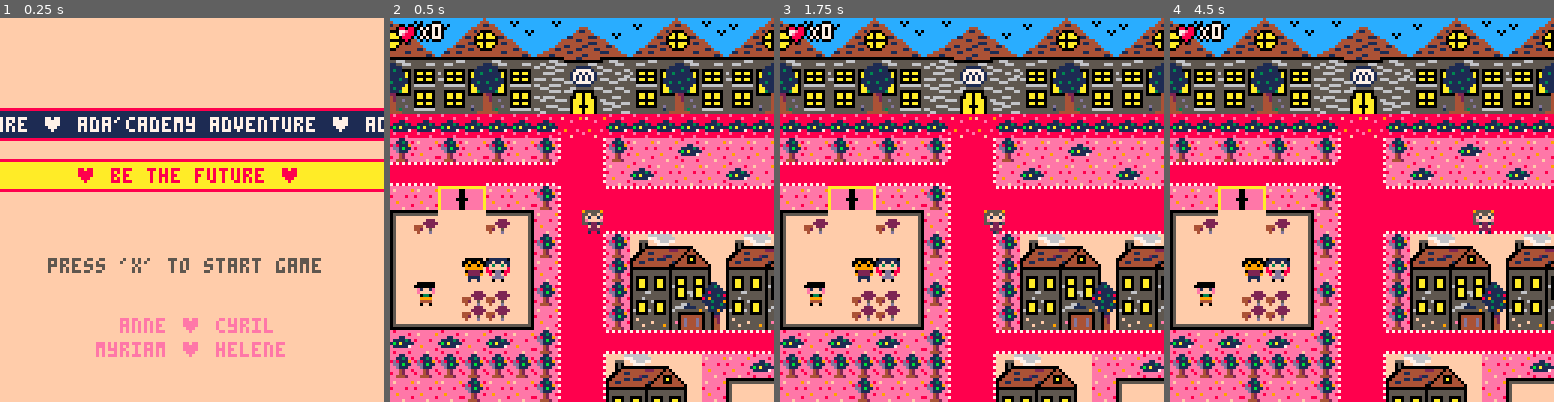
Above: before the commit, frames 1-4 (left to right).
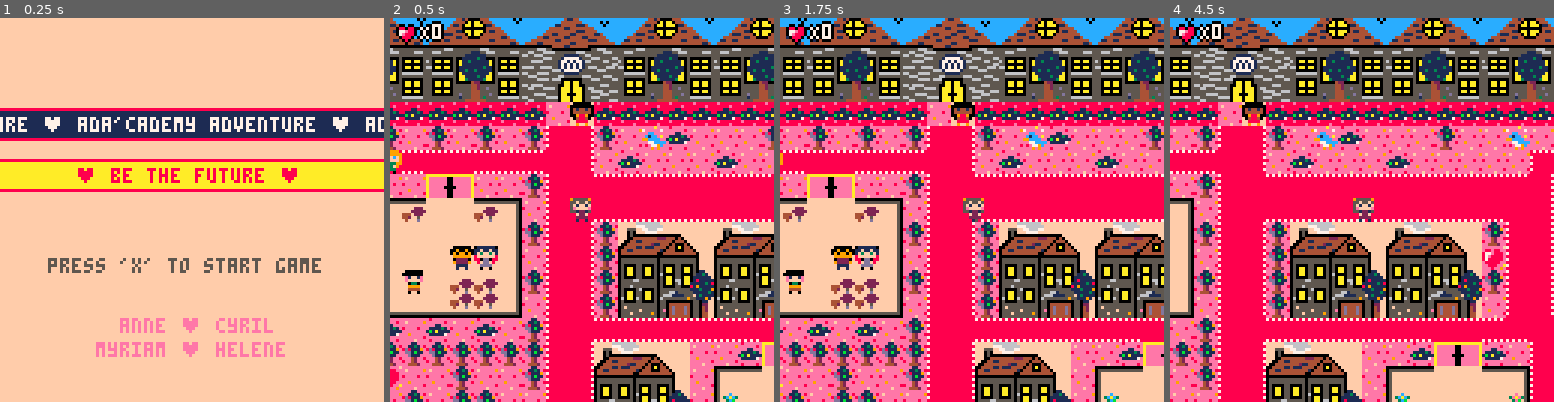
Above: after the commit, the same moments.

Repository: adatechschool/projet_collectif_pico_8-picolas
Game: PICO-8 cartridge picolas_map.p8
Two runs of this game, one before a commit and one after it. Both use one fixed random seed, a clock stepped at 60 frames per second and the inputs below.
Inputs:
- Up to frame 1 (0.25 s): no input
- Up to frame 2 (0.5 s): tap X (X key) at 0.33 s
- Up to frame 3 (1.75 s): tap X (X key) at 1.07 s; hold Right from 1.6 s (still down)
- Up to frame 4 (4.5 s): tap X (X key) at 1.85, 2.97, 4.08 s; release Right at 2.1 s; hold Up 2.15-2.42 s; hold Right 2.47-3.03 s; hold Left 3.08-3.58 s; hold Down 3.63-3.97 s; hold Right from 4.02 s (still down)

Frame 1 is identical in both runs. In frame 2, 62% of the frame differs, in the area x 0-100%, y 0-100%; in frame 3, 65%; in frame 4, 76%.

Commit message:
Ajout bubble tea

Diff:
--- a/picolas_map.p8
+++ b/picolas_map.p8
@@ -43,11 +43,16 @@
 	_update=_updategame
 	_draw=_drawgame
 	create_player()
+	reading=false
 end
 
 function _updategame()
- player_movement()
  update_camera()
+ if reading then
+		tb_update()
+	else
+		player_movement()
+	end
 end
 
 function _drawgame()
@@ -55,7 +60,8 @@
  draw_map()
  draw_player()
  draw_ui()
- pal()
+ --pal()
+ tb_draw()
 end
 
 
@@ -73,16 +79,16 @@
 	return fget(sprite,flag)
 end
 
-function update_camera()
+function old_camera()
 	camx=flr(p.x/16)*16
 	camy=flr(p.y/16)*16
 	camera(camx*8,camy*8)
 end
 
-function old_camera()
-	camx=mid(0,p.x-7.5,31-15)
-	camy=mid(0,p.y-7.5,31-15)
-	camera(camx*8,camy*8)
+function update_camera()
+	camx=mid(0,(p.x-7.5)*8+p.ox,(64-15)*8)
+	camy=mid(0,(p.y-7.5)*8+p.oy,(64-15)*8)
+	camera(camx,camy)
 end
 
 function next_tile(x,y)
@@ -98,7 +104,7 @@
 
 function open_door(x,y)
 	next_tile(x,y)
-	p.keys-=1
+	--p.keys-=1
 	sfx(1)
 end
 -->8
@@ -111,7 +117,9 @@
 		start_ox=0,start_oy=0,
 		anim_t=0,
 		sprite=64,
-		keys=0}
+		keys=0,
+		bonus=0,
+		ada=0}
 end
 
 function player_movement()
@@ -163,10 +171,57 @@
 function interact(x,y)
 	if check_flag(2,x,y) then
 		pick_up_key(x,y)
-	elseif check_flag(1,x,y)
+	elseif check_flag(1,x,y)  -- magasins
 	and p.keys>0 then
 	open_door(x,y)
+	p.keys-=1
+	elseif check_flag(3,x,y)  -- ada
+		and p.bonus==6 then
+	open_door(x,y)
+	elseif check_flag(4,x,y)  -- barriere
+		and p.ada==1 then
+	open_door(x,y)
 	end
+
+		if x==8 and y==4 then
+		tb_init("metany",{"hello picolas! \npret pour l'adaventure\ndiversidays & inclusivedays?"})
+
+	elseif x==0 and y==6 then
+		tb_init("kingerly",{"la moindre injustice ouqu'elle\nsoit commise menace l'edifice\ntout entier.martin luther king"})
+	elseif x==11 and y==5 then
+		tb_init("kouikoui",{"ce qui fait la vraie valeur\nd'un moineau, c'est de\npicoler (pico 8)!"})
+	elseif x==23 and y==9 then
+		tb_init("sophy",{"ce qui fait la vraie valeur\nd'un etre humain,","c'est de s'etre delivre de son petit\nmoi. albert einstein"})
+	elseif x==24 and y==7 then
+		tb_init("milounou",{"ce qui fait la vraie valeur\nd'un milounou,","c'est d'etre a cote de sophy.\nwaoh! waoh!"})
+	elseif x==1 and y==11 then
+		tb_init("kingerly",{"bienvenue chez burger king!\ntout est dans le nom! faut-il\nencore presenter cette chaine\n","de restauration rapide\nmondialement connue ?\n93 bd de strasbourg"})
+		p.bonus+=1
+	elseif x==17 and y==17 then
+		tb_init("chicky",{"bienvenue chez chicken street:\nnotre specialite, c'est le\npoulet: du sandwich naan\n","au fried chicken en passant\npar les burgers.\n121 rue du fbg saint-martin"})
+		p.bonus+=1
+	elseif x==28 and y==16 then
+		tb_init("fleur",{"welcome to maison nomade: ici\non sert des plats vegan, sains\net bio dans une ambiance","detendue.\n140 rue du fbg saint-martin"})
+		p.bonus+=1
+	elseif x==28 and y==23 then
+		tb_init("affou",{"installez-vous chez affou :\nvenez deguster nos specialites\nivoiriennes et senegalaises !","132 rue du fbg saint-martin"})
+		p.bonus+=1
+	elseif x==26 and y==29 then
+		tb_init("drinky",{"attelez-vous chez marrow :\nnotre bistrot-bar branche et\ndouillet vous accueille","a partir de 18h !\n128 rue du fbg saint-martin"})
+		p.bonus+=1
+	elseif x==2 and y==41 then
+		tb_init("frankly",{"ici c'est franprix, votre\nsuperette super chouette pour\nvos anniv du vendredi","55 bd de magenta"})
+		p.bonus+=1
+	elseif x==25 and y==39 then
+		tb_init("chloe",{"felicitation! tu es enfin\narrive.e a ada tech school,\nun nouveau genre d'ecole","informatique ou il y a\n+ de filles, + de sens,\n+ de confiance!","sors de ta zone de confort\net va vers l'est!\nune surprise t'attend!!!"})
+	 p.ada+=1
+	elseif x==49 and y==42 then
+		tb_init("picolas team",{"eh!tu n'es pas sense.e arriver\njusqu'ici! mais puisque tu es\nla, on a une bonne adresse a\n","te donner c'est : youpi tea'm\n(bubble tea et sandwich\nvietnamien) 14 rue vicq d'azir"})
+	elseif x==52 and y==42 then
+		tb_init("picolas team",{"eh!tu n'es pas sense.e arriver\njusqu'ici! mais puisque tu es\nla, on a une bonne adresse a\n","te donner c'est : youpi tea'm\n(bubble tea et sandwich\nvietnamien) 14 rue vicq d'azir"})
+
+	end
+
 end
 
 function draw_player()
@@ -196,10 +251,65 @@
 	print(text,x,y,7)
 
 end
-…(4 lines of a section not shown)…
+-->8
+-- code de la zone de texte
+-- par profpatonildo
+-- largeur lettre = 4 pixel
+function tb_init(name,string) -- cette fonction demarre et definit une zone de texte avec un son en entree.
+    reading=true -- met la lecture a vrai lorsqu'une zone de texte a ete appelee.
+    msg_title=""
+	--tableau contenant toutes les proprietes d'une zone de texte.
+    tb={
+    str=string, -- les chaines de caracteres: c'est la table des chaines de caracteres passee a cette fonction dans _update()
+  	msg_title=name,
+	i=1, -- index utilise pour indiquer quelle chaine de tb.str lire.
+    cur=0, -- tampon utilise pour afficher progressivement les caracteres dans la zone de texte.
+    char=0, -- caractere courant a dessiner dans la zone de texte.
+    x=2, -- coordonnee x
+    y=104, -- coordonnee y
+    w=123, -- largeur de la boite de texte
+    h=20, -- hauteur de la boite de texte
+    col1=7, -- couleur du fond 10
+    col2=2, -- couleur de la bordure 12
+    col3=13, -- couleur du texte 8
+    }
+end
+
+function tb_update()  -- cette fonction gere la boite de texte a chaque mise a jour de l'image.
+
+
+	if tb.char<#tb.str[tb.i] then -- si le message n'a pas ete traite jusqu'a son dernier caractere :
+        tb.cur+=0.5 -- augmente la memoire tampon. 0.5 est deja la vitesse maximale pour cette configuration. si vous souhaitez que les messages s'affichent plus lentement, reglez cette valeur sur une valeur inferieure. elle ne doit pas etre inferieure a 0.1 ni superieure a 0.9.
+        if tb.cur>0.9 then -- si le tampon est superieur a 0,9 :
+            tb.char+=1 -- definit le prochain caractere a dessiner.
+            tb.cur=0    -- reinitialise le tampon.
+
+			--if (ord(tb.str[tb.i],tb.char)!=32) sfx(tb.voice) -- jouer l'effet sonore de la voix.
+        end
+        if (btnp(5)) tb.char=#tb.str[tb.i] -- avancer au dernier caractere, pour accelerer le message.
+    elseif btnp(5) then -- s'il est deja sur le dernier caractere du message et que la touche ❎/x est enfoncee :
+        if #tb.str>tb.i then -- si le nombre de chaines a afficher est plus grand que l'index actuel (cela signifie qu'il y a un autre message a afficher ensuite) :
+            tb.i+=1 -- augmenter l'index, pour afficher le message suivant sur tb.str
+            tb.cur=0 -- reinitialise le tampon.
+            tb.char=0 -- reinitialise la position du caractere.
+        else -- s'il n'y a plus de messages a afficher :
+            reading=false -- definir la lecture a faux. cela permet de s'assurer que la zone de texte n'est pas dessinee a l'ecran et peut etre utilise pour reprendre le jeu normal.
+        end
+    end
+end
+
+function tb_draw() -- cette fonction dessine la zone de texte sans incrementer les characteres (voir tb_update pour cela)
+    if reading then -- ne dessine la boite de texte que si la lecture est vraie et si une boite de texte a ete appelee avec tb_init()
+         --titre
+    local y=95
+	rectfill(5,y,11+#tb.msg_title*4,y+8,2)  -- 1
+	rect(5,y,11+#tb.msg_title*4,y+8,2) -- 8
+	print(tb.msg_title,9,y+2,7)  -- 10
+		rectfill(tb.x,tb.y,tb.x+tb.w,tb.y+tb.h,tb.col1) -- dessine l'arriere-plan
+        rect(tb.x,tb.y,tb.x+tb.w,tb.y+tb.h,tb.col2) -- dessine la bordure
+        print(sub(tb.str[tb.i],1,tb.char),tb.x+2,tb.y+2,tb.col3) -- extrait une sous-chaine de characteres et dessine le texte
+    end
+end
 
 
 
@@ -297,38 +407,44 @@
 
 
 __gff__
-0000000000000100010101010003000101010101010101010101010100000300030003000000000001010101000101010400040000000000010101010101010000000100010101010101010101010400010001000101010101010101010100000101010401010101010101010101000001010101010101010101010104000000
+0000000000000100010101010003000101010101010101010101010100000300030003000000000001010101000101010400040000000000010101011100010000000101010101010101010101010900010001010101010101010101010109000101010101010101010101010101010101010101010101010101010101010101
 0000000000000000010101010000000000000000000000000000000000000000000000000000000000000000000000000000000000000000000000000000000000000000000000000000000000000000000000000000000000000000000000000000000000000000000000000000000000000000000000000000000000000000
 __map__
 4a4b48494a4b08090a0b48494a4b48494a4b48494a4b48494a4b48494a4b4849000000000000000000000000000000000000000000000000000000000000000000000000000000000000000000000000000000000000000000000000000000000000000000000000000000000000000000000000000000000000000000000000
 5a5b58595a5b18191a1b58595a5b58595a5b58595a5b58595a5b58595a5b5859000000000000000000000000000000000000000000000000000000000000000000000000000000000000000000000000000000000000000000000000000000000000000000000000000000000000000000000000000000000000000000000000
 6a6b68696a6b28292a2b68696a6b68696a6b68696a6b68696a6b68696a6b6869000000000000000000000000000000000000000000000000000000000000000000000000000000000000000000000000000000000000000000000000000000000000000000000000000000000000000000000000000000000000000000000000
 7a7b78797a7b38393a3b78797a7b78797a7b78797a7b78797a7b78797a7b7879000000000000000000000000000000000000000000000000000000000000000000000000000000000000000000000000000000000000000000000000000000000000000000000000000000000000000000000000000000000000000000000000
-2d2d2d2d2d2d2d33332d2d2d2d2d2d2d2d2d2d2d2d2d2d2d2d2d2d2d2d2d2d06000000000000000000000000000000000000000000000000000000000000000000000000000000000000000000000000000000000000000000000000000000000000000000000000000000000000000000000000000000000000000000000000
-061c061c061c060203061c1c0f1c1c1c063233621c061c061c061c061c061c06000000000000000000000000000000000000000000000000000000000000000000000000000000000000000000000000000000000000000000000000000000000000000000000000000000000000000000000000000000000000000000000000
-1d1d07071d1d1d24031c0f1c1c1c0f1c1c333333371d1d1d1d1d272c2c2c2c06000000000000000000000000000000000000000000000000000000000000000000000000000000000000000000000000000000000000000000000000000000000000000000000000000000000000000000000000000000000000000000000000
-1c1c20227d7d060224040404040404040404040403252c2c502c262c2c2c2c06000000000000000000000000000000000000000000000000000000000000000000000000000000000000000000000000000000000000000000000000000000000000000000000000000000000000000000000000000000000000000000000000
-152e0c0c2e137d02243434343434343434343424032c252c2c25262c2c2c2c06000000000000000000000000000000000000000000000000000000000000000000000000000000000000000000000000000000000000000000000000000000000000000000000000000000000000000000000000000000000000000000000000
+2d2d2d2d2d2d2d33722d2d2d2d2d2d2d2d2d2d2d2d2d2d2d2d2d2d2d2d2d2d06000000000000000000000000000000000000000000000000000000000000000000000000000000000000000000000000000000000000000000000000000000000000000000000000000000000000000000000000000000000000000000000000
+061c061c061c060203061c620f1c1c33063333621c061c061c061c061c061c06000000000000000000000000000000000000000000000000000000000000000000000000000000000000000000000000000000000000000000000000000000000000000000000000000000000000000000000000000000000000000000000000
+711d07071d1d1d24031c0f1c1c1c0f1c1c333333371d1d1d1d1d272c2c2c2c06000000000000000000000000000000000000000000000000000000000000000000000000000000000000000000000000000000000000000000000000000000000000000000000000000000000000000000000000000000000000000000000000
+1c1c20223333060224040404040404040404040403252c2c502c262c2c2c2c06000000000000000000000000000000000000000000000000000000000000000000000000000000000000000000000000000000000000000000000000000000000000000000000000000000000000000000000000000000000000000000000000
+152e0c0c2e133302243434343434343434343424032c252c2c25262c2c2c2c06000000000000000000000000000000000000000000000000000000000000000000000000000000000000000000000000000000000000000000000000000000000000000000000000000000000000000000000000000000000000000000000000
 160c0c0c0c11060203064445464744454647060203252c522c2c262c2c2c2c06000000000000000000000000000000000000000000000000000000000000000000000000000000000000000000000000000000000000000000000000000000000000000000000000000000000000000000000000000000000000000000000000
-160c0c6173117d02030654555657545556571c02032c302c252c262c2c2c2c06000000000000000000000000000000000000000000000000000000000000000000000000000000000000000000000000000000000000000000000000000000000000000000000000000000000000000000000000000000000000000000000000
+160c0c6173113302030654555657545556573202032c302c252c262c2c2c2c06000000000000000000000000000000000000000000000000000000000000000000000000000000000000000000000000000000000000000000000000000000000000000000000000000000000000000000000000000000000000000000000000
 16600c3e3e110602030664656667646566670602032c252c2c2c262c2c2c2c06000000000000000000000000000000000000000000000000000000000000000000000000000000000000000000000000000000000000000000000000000000000000000000000000000000000000000000000000000000000000000000000000
 1710102f2f121c02030674757677747576771c02032531371d1d362c2c2c2c06000000000000000000000000000000000000000000000000000000000000000000000000000000000000000000000000000000000000000000000000000000000000000000000000000000000000000000000000000000000000000000000000
 0f1c0f1c0f1c0602241d1d1d1d1d1d1d07071d3424041d3631312c2c2c2c2c06000000000000000000000000000000000000000000000000000000000000000000000000000000000000000000000000000000000000000000000000000000000000000000000000000000000000000000000000000000000000000000000000
 060606060606060203444546471c1c0f20220f1c0203313131312c2c2c2c2c06000000000000000000000000000000000000000000000000000000000000000000000000000000000000000000000000000000000000000000000000000000000000000000000000000000000000000000000000000000000000000000000000
-1c1c1c061c1c060203545556571c15140c0c141302031c152e2e2e2e2e132c06000000000000000000000000000000000000000000000000000000000000000000000000000000000000000000000000000000000000000000000000000000000000000000000000000000000000000000000000000000000000000000000000
-1c061c06061c1c0203646566671c010c0c0c0c3f020306160c0c0c0c71112c06000000000000000000000000000000000000000000000000000000000000000000000000000000000000000000000000000000000000000000000000000000000000000000000000000000000000000000000000000000000000000000000000
-1c061c1c1c1c060203747576771c160c0c610c110224330d0c0c0c0c0c3f2c06000000000000000000000000000000000000000000000000000000000000000000000000000000000000000000000000000000000000000000000000000000000000000000000000000000000000000000000000000000000000000000000000
+321c1c061c1c060203545556571c15140c0c141302031c152e2e2e2e2e132c06000000000000000000000000000000000000000000000000000000000000000000000000000000000000000000000000000000000000000000000000000000000000000000000000000000000000000000000000000000000000000000000000
+1c061c06061c1c0203646566671c010c0c0c0c3f020306160c0c0c0c63112c06000000000000000000000000000000000000000000000000000000000000000000000000000000000000000000000000000000000000000000000000000000000000000000000000000000000000000000000000000000000000000000000000
+32061c1c1c1c060203747576771c160c0c610c110224330d0c0c0c0c0c3f2c06000000000000000000000000000000000000000000000000000000000000000000000000000000000000000000000000000000000000000000000000000000000000000000000000000000000000000000000000000000000000000000000000
 0606061c061c060203444546471c163e3e3e3e110224331e0c0c0c0c0c3f2c06000000000000000000000000000000000000000000000000000000000000000000000000000000000000000000000000000000000000000000000000000000000000000000000000000000000000000000000000000000000000000000000000
 1c1c1c1c061c060203545556571c172f2f2f2f12020306163e0c3e0c3e112c06000000000000000000000000000000000000000000000000000000000000000000000000000000000000000000000000000000000000000000000000000000000000000000000000000000000000000000000000000000000000000000000000
-061c06060606060203646566677c1c1c1c1c1c1c02031c172f102f102f122c06000000000000000000000000000000000000000000000000000000000000000000000000000000000000000000000000000000000000000000000000000000000000000000000000000000000000000000000000000000000000000000000000
+061c0606060606020364656667321c1c1c1c1c1c02031c172f102f102f122c06000000000000000000000000000000000000000000000000000000000000000000000000000000000000000000000000000000000000000000000000000000000000000000000000000000000000000000000000000000000000000000000000
 1c1c1c1c1c1c06020374757677061c061c061c0602030615142e142e14132c06000000000000000000000000000000000000000000000000000000000000000000000000000000000000000000000000000000000000000000000000000000000000000000000000000000000000000000000000000000000000000000000000
 1c060606061c0602031c0f1c0f1c1c1c1c1c1c1c0224330d0c0c0c0c0c113106000000000000000000000000000000000000000000000000000000000000000000000000000000000000000000000000000000000000000000000000000000000000000000000000000000000000000000000000000000000000000000000000
 1c1c061c1c1c06022407070707070707070707072424331e0c0c0c0c72113106000000000000000000000000000000000000000000000000000000000000000000000000000000000000000000000000000000000000000000000000000000000000000000000000000000000000000000000000000000000000000000000000
 061c061c0606060224343434343434343434343424030617102f102f10123106000000000000000000000000000000000000000000000000000000000000000000000000000000000000000000000000000000000000000000000000000000000000000000000000000000000000000000000000000000000000000000000000
-1c1c06061c7c0602032c2c2c2c2c2c2c2c2c2c2c020332152e2e142e2e133006000000000000000000000000000000000000000000000000000000000000000000000000000000000000000000000000000000000000000000000000000000000000000000000000000000000000000000000000000000000000000000000000
-061c1c061c060602032c444546477d444546472c020306163e3e0c3e3e113106000000000000000000000000000000000000000000000000000000000000000000000000000000000000000000000000000000000000000000000000000000000000000000000000000000000000000000000000000000000000000000000000
-1c1c1c1c1c060602032c545556577d545556572c0224330d0c0c0c0c0c113106000000000000000000000000000000000000000000000000000000000000000000000000000000000000000000000000000000000000000000000000000000000000000000000000000000000000000000000000000000000000000000000000
+1c1c06061c320602032c2c2c2c2c2c2c2c2c2c2c020332152e2e142e2e133006000000000000000000000000000000000000000000000000000000000000000000000000000000000000000000000000000000000000000000000000000000000000000000000000000000000000000000000000000000000000000000000000
+061c1c061c060602032c4445464733444546472c020306163e3e0c3e3e113106000000000000000000000000000000000000000000000000000000000000000000000000000000000000000000000000000000000000000000000000000000000000000000000000000000000000000000000000000000000000000000000000
+1c1c1c1c1c060602032c5455565733545556572c0224330d0c0c0c0c0c113106000000000000000000000000000000000000000000000000000000000000000000000000000000000000000000000000000000000000000000000000000000000000000000000000000000000000000000000000000000000000000000000000
 0606060606060602032c646566671c646566672c0224331e0c0c0c0c3e113106000000000000000000000000000000000000000000000000000000000000000000000000000000000000000000000000000000000000000000000000000000000000000000000000000000000000000000000000000000000000000000000000
 1c1c1c1c1c1c1c02032c747576771c747576772c020306163e3e700c3e113106000000000000000000000000000000000000000000000000000000000000000000000000000000000000000000000000000000000000000000000000000000000000000000000000000000000000000000000000000000000000000000000000
-1c1c444546471c02032c1c1c1c1c7c1c1c1c1c2c02030f172f2f10102f123106000000000000000000000000000000000000000000000000000000000000000000000000000000000000000000000000000000000000000000000000000000000000000000000000000000000000000000000000000000000000000000000000
+1c1c444546471c02032c1c1c1c1c321c1c1c1c2c02030f172f2f10102f123106000000000000000000000000000000000000000000000000000000000000000000000000000000000000000000000000000000000000000000000000000000000000000000000000000000000000000000000000000000000000000000000000
 1c1c545556571c02032c444546471c444546472c02031c444546444546472c06000000000000000000000000000000000000000000000000000000000000000000000000000000000000000000000000000000000000000000000000000000000000000000000000000000000000000000000000000000000000000000000000
+…(6 lines of a section not shown)…
Not shown, changed: 67 lines of the sprite sheet (__gfx__) section of picolas_map.p8
Not shown, changed: the sound effects (__sfx__) section of picolas_map.p8
